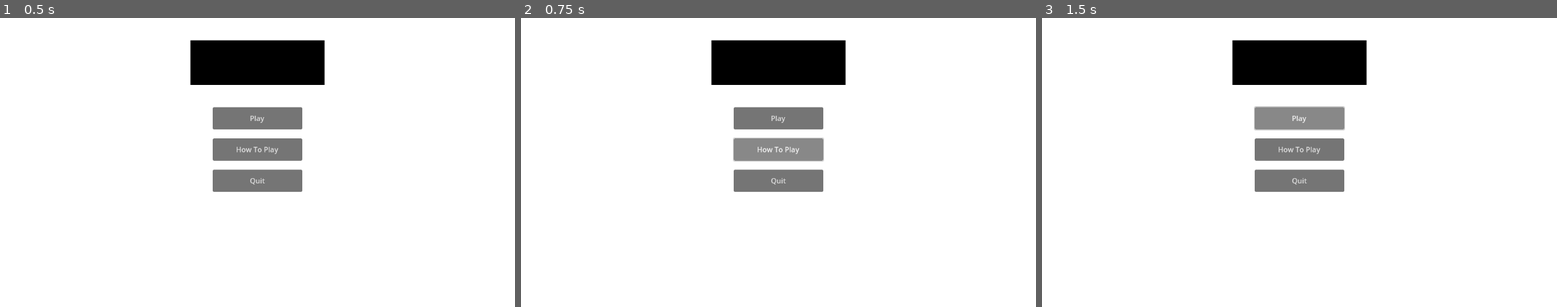
Above: before the commit, frames 1-3 (left to right).
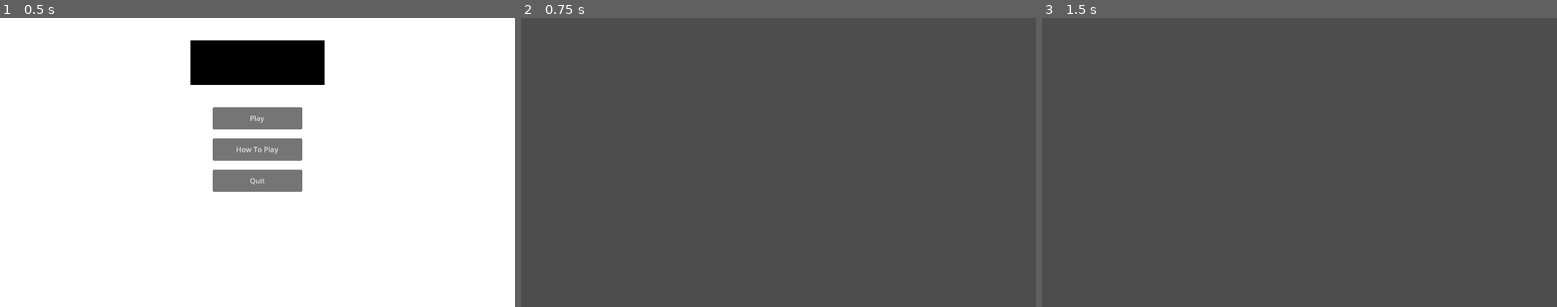
Above: after the commit, the same moments.

Repository: Luke903/Final_Project
Game: Godot game, scene res://main_menu.tscn
Same seed, same stepped clock (60 frames per second), same inputs: the game is played once before the commit and once after it. Before the commit the project has no main scene; this scene is started directly in both runs.
Inputs (mouse positions are in pixels of both pictures, inside the frame that each line leads up to):
- Up to frame 1 (0.5 s): no input
- Up to frame 2 (0.75 s): click "How To Play" at 0.5 s
- Up to frame 3 (1.5 s): click (1299, 119) at 1.25 s, where only the run before the commit has a clickable "Play"

Frame 1 is identical in both runs. In frame 2, 100% of the frame differs, in the area x 0-100%, y 0-100%; in frame 3, 100%.

Commit message:
Adding MainMenu Functionality

Diff:
--- /dev/null
+++ b/Global.gd
@@ -0,0 +1,11 @@
+extends Node
+
+
+# Called when the node enters the scene tree for the first time.
+func _ready():
+	pass # Replace with function body.
+
+
+# Called every frame. 'delta' is the elapsed time since the previous frame.
+func _process(delta):
+	pass
--- /dev/null
+++ b/Menu.gd
@@ -0,0 +1,13 @@
+extends Control
+
+
+func _on_play_pressed():
+	get_tree().change_scene_to_file("res://game.tscn")
+
+
+func _on_quit_pressed():
+	get_tree().quit()
+
+
+func _on_how_to_play_pressed():
+	get_tree().change_scene_to_file("res://how_to_play.tscn")
--- /dev/null
+++ b/how_to_play.tscn
@@ -0,0 +1,3 @@
+[gd_scene format=3 uid="uid://dol4l1hc4kjui"]
+
+[node name="HowToPlay" type="Node2D"]
--- a/main_menu.tscn
+++ b/main_menu.tscn
@@ -1,4 +1,6 @@
-[gd_scene format=3 uid="uid://cejw2ah6mlyq8"]
+[gd_scene load_steps=2 format=3 uid="uid://cejw2ah6mlyq8"]
+
+[ext_resource type="Script" path="res://Menu.gd" id="1_nwndd"]
 
 [node name="MainMenu" type="Node2D"]
 
@@ -11,6 +13,7 @@
 offset_bottom = 648.0
 grow_horizontal = 2
 grow_vertical = 2
+script = ExtResource("1_nwndd")
 
 [node name="ColorRect" type="ColorRect" parent="Menu"]
 layout_mode = 1
@@ -65,7 +68,7 @@
 grow_vertical = 2
 text = "How To Play"
 
-[node name="Play2" type="Button" parent="Menu"]
+[node name="Quit" type="Button" parent="Menu"]
 layout_mode = 1
 anchors_preset = 8
 anchor_left = 0.5
@@ -79,3 +82,7 @@
 grow_horizontal = 2
 grow_vertical = 2
 text = "Quit"
+
+[connection signal="pressed" from="Menu/Play" to="Menu" method="_on_play_pressed"]
+[connection signal="pressed" from="Menu/HowToPlay" to="Menu" method="_on_how_to_play_pressed"]
+[connection signal="pressed" from="Menu/Quit" to="Menu" method="_on_quit_pressed"]
--- a/project.godot
+++ b/project.godot
@@ -11,5 +11,6 @@
 [application]
 
 config/name="Final Project"
+run/main_scene="res://main_menu.tscn"
 config/features=PackedStringArray("4.1", "Forward Plus")
 config/icon="res://icon.svg"
